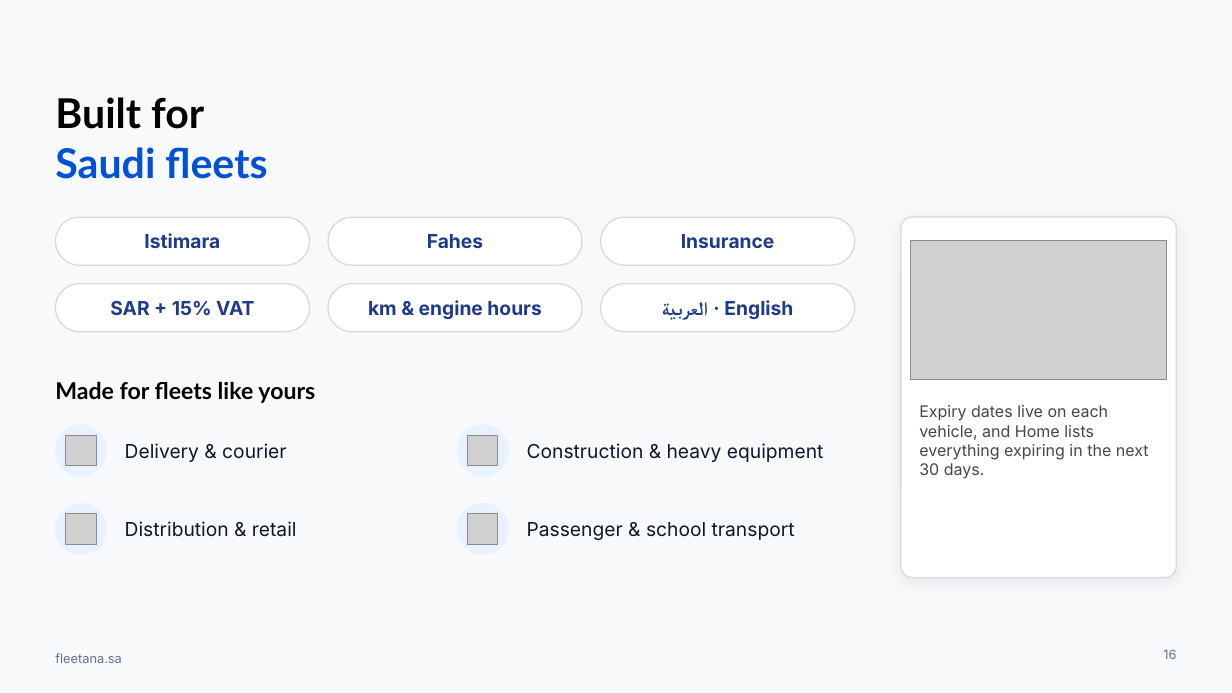
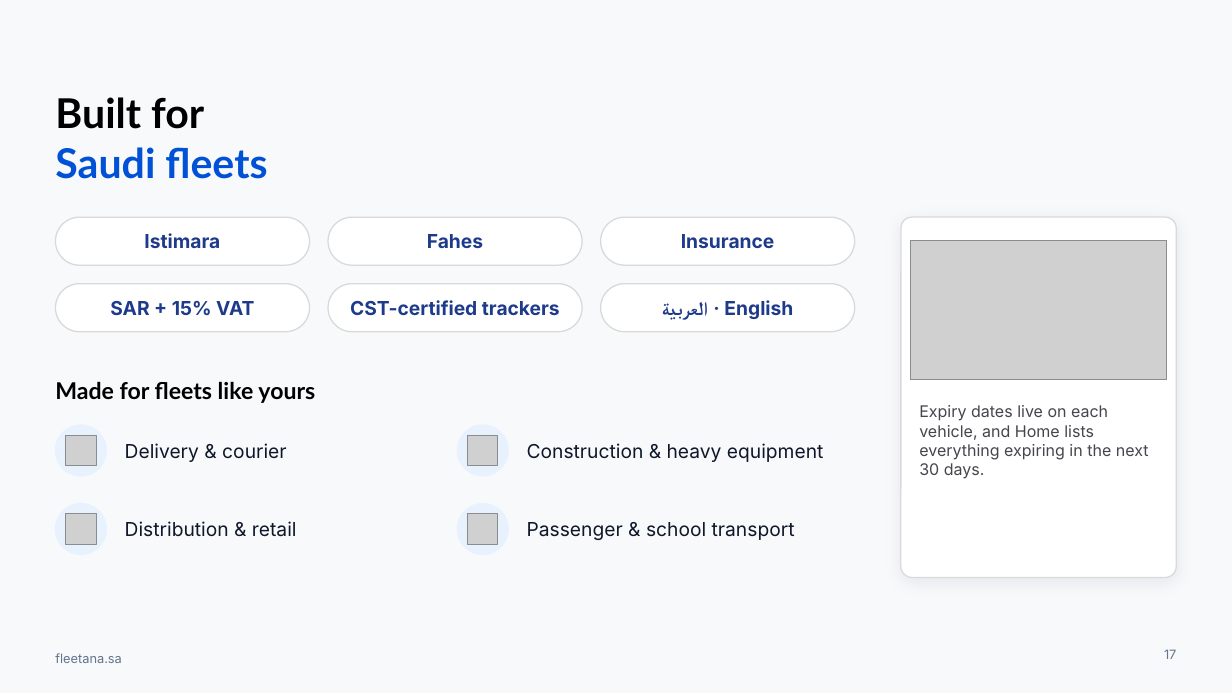
Before and after one commit to AbdallahDaban/Claude, a slide deck: slide 17 of fleetana-launch/brand/profile/Fleetana-Company-Profile-EN.pptx (slide 16 before the commit). Drawn at 1232x693 pixels with LibreOffice and Linux fonts; fonts in the diff are those of the drawing; grey boxes stand for pictures; background and template pictures are left out. Boxes give left, top, right and bottom in pixels: in the first picture for what was removed or moved away, otherwise in the second. Text is boxed around its words. In the diff, an @@ line names an element or a change of style, - is before the commit and + after.

```diff
--- a/fleetana-launch/brand/profile/Fleetana-Company-Profile-EN.pptx
+++ b/fleetana-launch/brand/profile/Fleetana-Company-Profile-EN.pptx
@@ text in rounded rectangle at (350, 300, 560, 315): text changed @@
-km & engine hours
+CST-certified trackers
@@ page number at (1164, 649, 1176, 659): text changed @@
-16
+17
```
Also in this commit, not shown: 9 other slides changed, 7 slides added, 6 slides removed, 4 other files.
